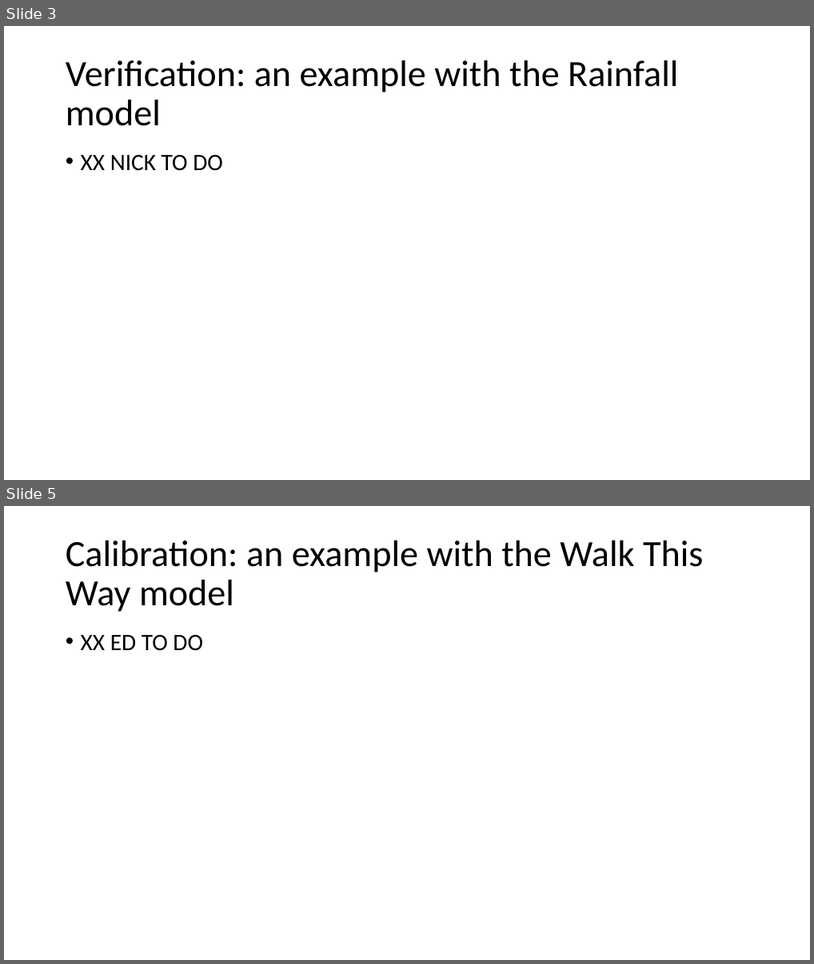
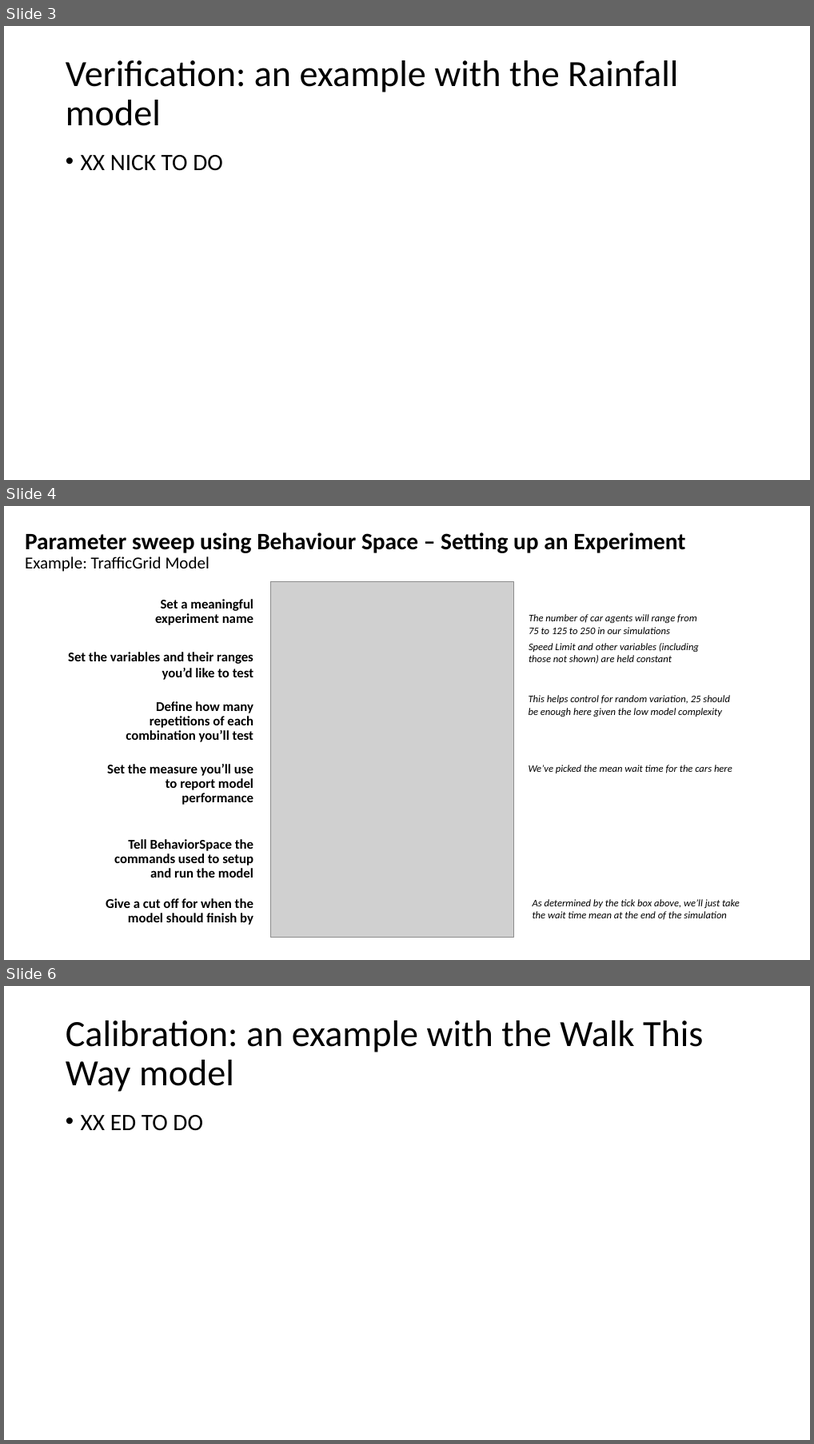
Before and after one commit to abmgis/abmgis, a slide deck: Chapter10-EvaluatingModels/Chapter10_Tutorial.pptx. Shown one above the other, each under a label of ours: slides 3 and 5 before the commit, slides 3, 4 and 6 after it; the slides between them are not shown. The pictures are 814x964 and 814x1444 pixels, drawn with LibreOffice and Linux fonts; fonts in the diff are those of the drawing; grey boxes stand for pictures. Boxes give left, top, right and bottom in pixels: in the first picture for what was removed or moved away, otherwise in the second. Text is boxed around its words. In the diff, an @@ line names an element or a change of style, - is before the commit and + after.

```diff
--- a/Chapter10-EvaluatingModels/Chapter10_Tutorial.pptx
+++ b/Chapter10-EvaluatingModels/Chapter10_Tutorial.pptx
@@ slide 4 added at [4,506,810,960], background #FFFFFF @@
@@ title added at [25,532,686,572], 28 pt, text #000000, bold @@
+Parameter sweep using Behaviour Space – Setting up an Experiment
+Example: TrafficGrid Model
@@ text added at [155,599,254,625], 16 pt, text #000000, bold @@
+Set a meaningful experiment name
@@ picture added at [270,582,514,937] @@
@@ text added at [529,614,699,664], 12 pt, text #000000, italic @@
+The number of car agents will range from 75 to 125 to 250 in our simulations
+Speed Limit and other variables (including those not shown) are held constant
@@ text added at [68,652,254,680], 16 pt, text #000000, bold @@
+Set the variables and their ranges you’d like to test
@@ text added at [529,695,730,716], 12 pt, text #000000, italic @@
+This helps control for random variation, 25 should be enough here given the low model complexity
@@ text added at [126,701,254,742], 16 pt, text #000000, bold @@
+Define how many repetitions of each combination you’ll test
@@ text added at [107,764,254,804], 16 pt, text #000000, bold @@
+Set the measure you’ll use to report model performance
@@ text added at [529,764,733,773], 12 pt, text #000000, italic @@
+We’ve picked the mean wait time for the cars here
@@ text added at [114,839,254,877], 16 pt, text #000000, bold @@
+Tell BehaviorSpace the commands used to setup and run the model
@@ text added at [106,898,254,924], 16 pt, text #000000, bold @@
+Give a cut off for when the model should finish by
@@ text added at [533,899,740,920], 12 pt, text #000000, italic @@
+As determined by the tick box above, we’ll just take the wait time mean at the end of the simulation
@@ what was slide 5 is now slide 6 @@
```
Also in this commit, not shown: 1 other slide added, 1 slide removed.
